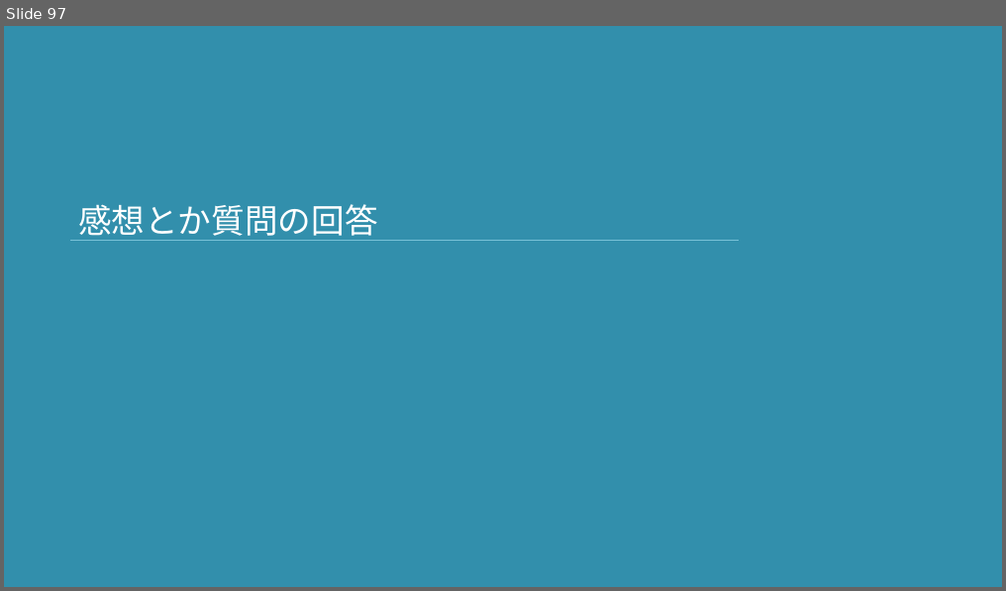
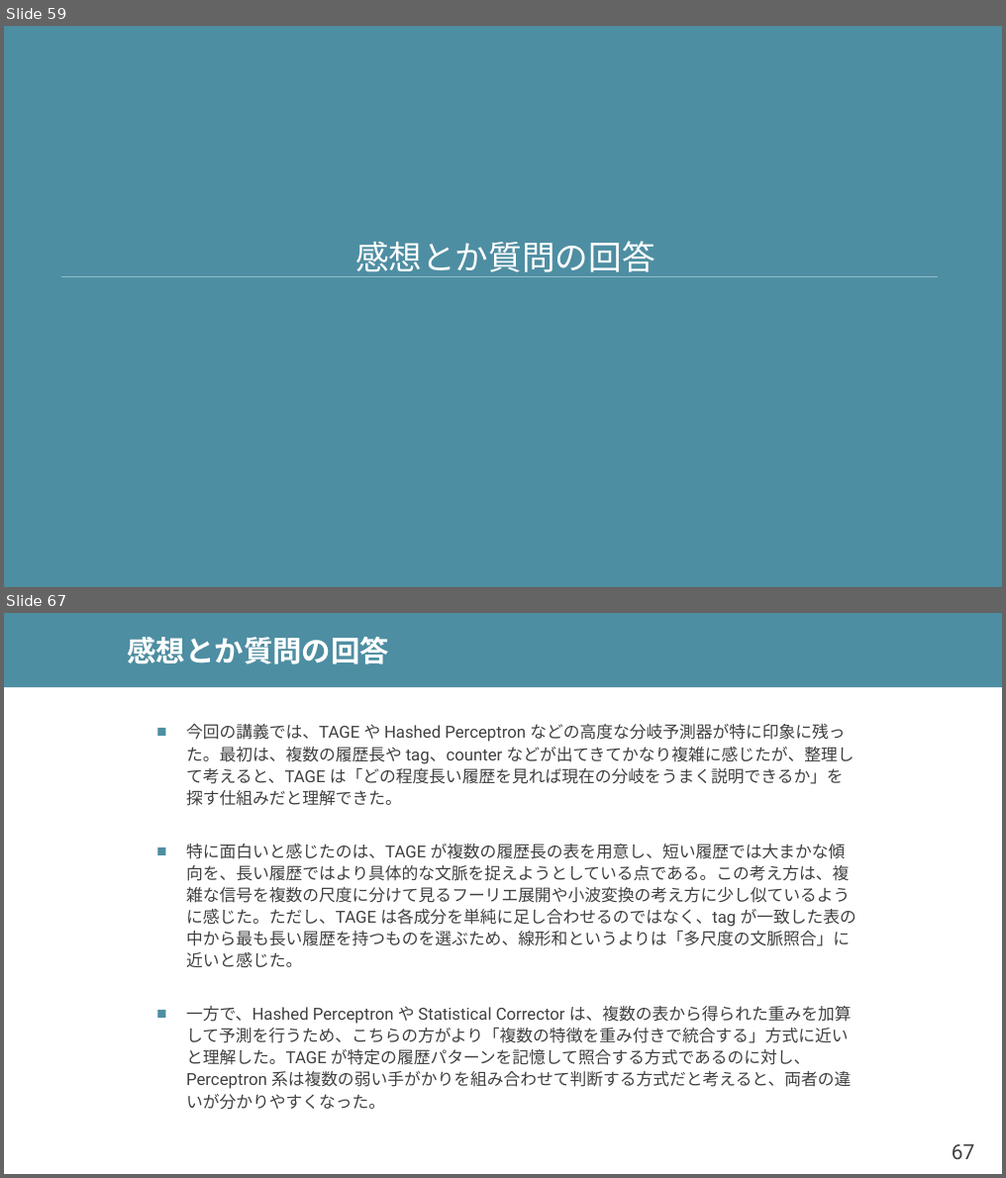
Before and after one commit to shioyadan/advanced-computer-organization, a slide deck: aco-shioya-07.pptx. Shown one above the other, each under a label of ours: slide 97 before the commit, slides 59 and 67 after it; the slides between them are not shown. The pictures are 1006x591 and 1006x1178 pixels, drawn with LibreOffice and Linux fonts; fonts in the diff are those of the drawing. Boxes give left, top, right and bottom in pixels: in the first picture for what was removed or moved away, otherwise in the second. Text is boxed around its words. In the diff, an @@ line names an element or a change of style, - is before the commit and + after.

```diff
--- a/aco-shioya-07.pptx
+++ b/aco-shioya-07.pptx
@@ slide 67 added at (4, 613, 1002, 1174), background #FFFFFF @@
@@ rectangle added at (4, 613, 1002, 687), fill #4E8EA2 @@
@@ title added at (128, 637, 389, 664), 28 pt, text #FFFFFF, bold @@
+感想とか質問の回答
@@ text added at (186, 724, 856, 1110), 16 pt, text #404040 @@
+■ 今回の講義では、TAGE や Hashed Perceptron などの高度な分岐予測器が特に印象に残った。最初は、複数の履歴長や tag、counter などが出てきてかなり複雑に感じたが、整理して考えると、TAGE は「どの程度長い履歴を見れば現在の分岐をうまく説明できるか」を探す仕組みだと理解できた。
+■ 特に面白いと感じたのは、TAGE が複数の履歴長の表を用意し、短い履歴では大まかな傾向を、長い履歴ではより具体的な文脈を捉えようとしている点である。この考え方は、複雑な信号を複数の尺度に分けて見るフーリエ展開や小波変換の考え方に少し似ているように感じた。ただし、TAGE は各成分を単純に足し合わせるのではなく、tag が一致した表の中から最も長い履歴を持つものを選ぶため、線形和というよりは「多尺度の文脈照合」に近いと感じた。
+■ 一方で、Hashed Perceptron や Statistical Corrector は、複数の表から得られた重みを加算して予測を行うため、こちらの方がより「複数の特徴を重み付きで統合する」方式に近いと理解した。TAGE が特定の履歴パターンを記憶して照合する方式であるのに対し、Perceptron 系は複数の弱い手がかりを組み合わせて判断する方式だと考えると、両者の違いが分かりやすくなった。
@@ page number added at (951, 1145, 975, 1159), 20 pt, text #404040 @@
+67
@@ what was slide 97 is now slide 59 @@
@@ slide 59 changed as well @@
@@ background #328FAC to #4E8EA2 @@
@@ title "感想とか質問の回答": place and size @@
-title "感想とか質問の回答" at (78, 204, 378, 241)
+title "感想とか質問の回答" at (355, 241, 655, 277)
@@ title "感想とか質問の回答" at (355, 241, 655, 277): alignment left to centre @@
@@ line removed from (70, 240) to (740, 240) @@
@@ line added from (60, 277) to (938, 277), #92BDCA 0.75 pt @@
```
Also in this commit, not shown: 55 other slides changed, 30 other slides added, 57 slides removed, 2 other files.
